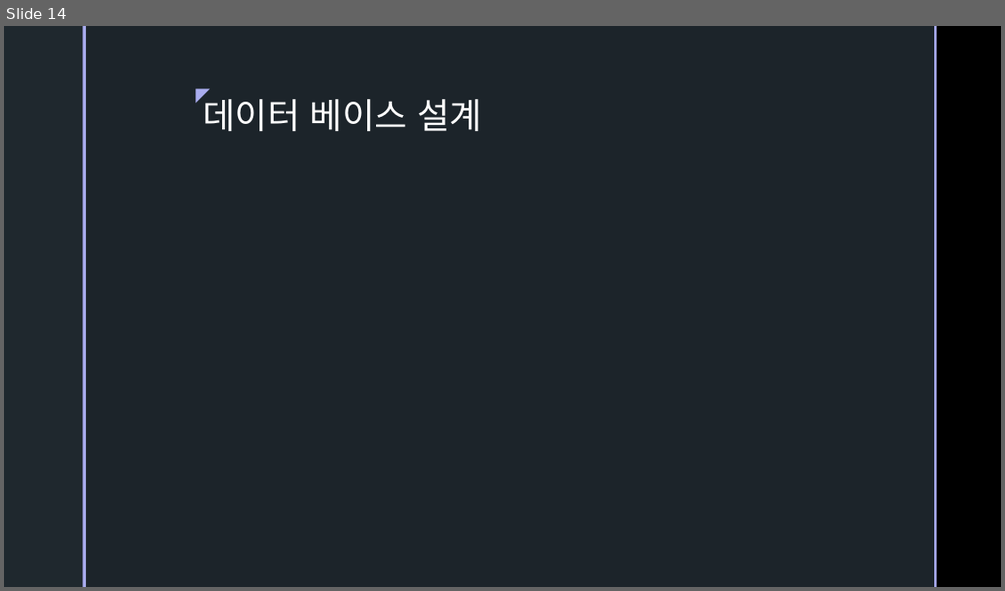
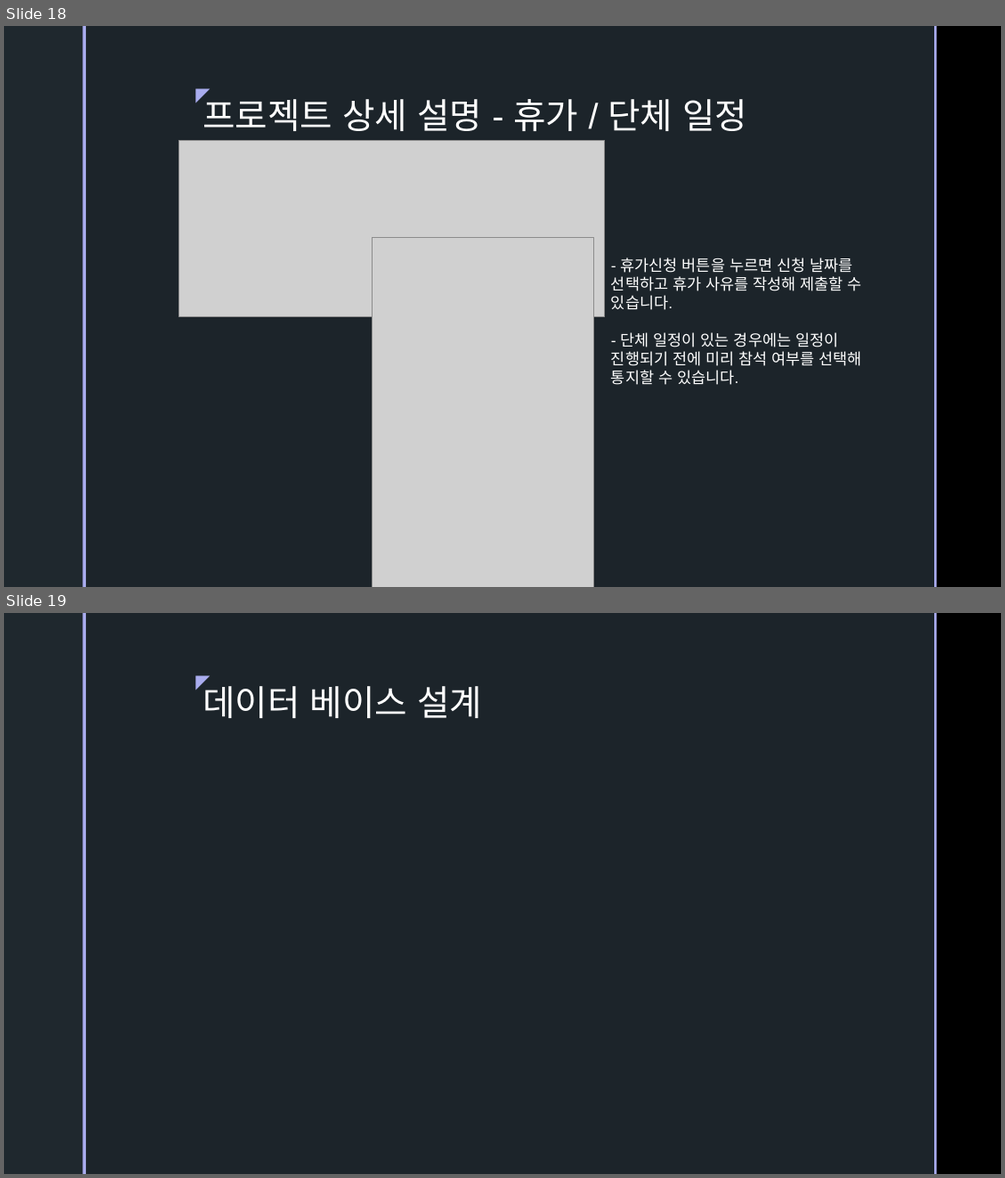
Before and after one commit to ColossusCMS/Team-Project, a slide deck: 보고서 폴더/제출용.pptx. Shown one above the other, each under a label of ours: slide 14 before the commit, slides 18 and 19 after it. The pictures are 1005x591 and 1005x1178 pixels, drawn with LibreOffice and Linux fonts; fonts in the diff are those of the drawing; grey boxes stand for pictures; background and template pictures are left out. Boxes give left, top, right and bottom in pixels: in the first picture for what was removed or moved away, otherwise in the second. Text is boxed around its words. In the diff, an @@ line names an element or a change of style, - is before the commit and + after.

Commit message:
ui설계 추가, ppt작성, 설계psd파일 수정
ppt에 추가할 ui 설계 이미지 작성,
제출용 ppt 내용 추가 및 수정,
설계용 psd 내용 보강 및 수정

```diff
--- a/보고서 폴더/제출용.pptx
+++ b/보고서 폴더/제출용.pptx
@@ slide 18 added at (4,26,1001,587), background picture (left out); not listed: 5 template elements that a slide beside it also shows @@
@@ title added at (202,93,747,131), 34 pt, text #FFFFFF @@
+프로젝트 상세 설명 - 휴가 / 단체 일정
@@ picture added at (179,141,605,317) @@
@@ picture added at (372,237,594,587) @@
@@ text added at (611,257,862,385), 15 pt, text #FFFFFF @@
+- 휴가신청 버튼을 누르면 신청 날짜를 선택하고 휴가 사유를 작성해 제출할 수 있습니다.
+- 단체 일정이 있는 경우에는 일정이 진행되기 전에 미리 참석 여부를 선택해 통지할 수 있습니다.
@@ what was slide 14 is now slide 19 @@
```
Also in this commit, not shown: 6 slides changed, 4 other slides added, 19 other files.
